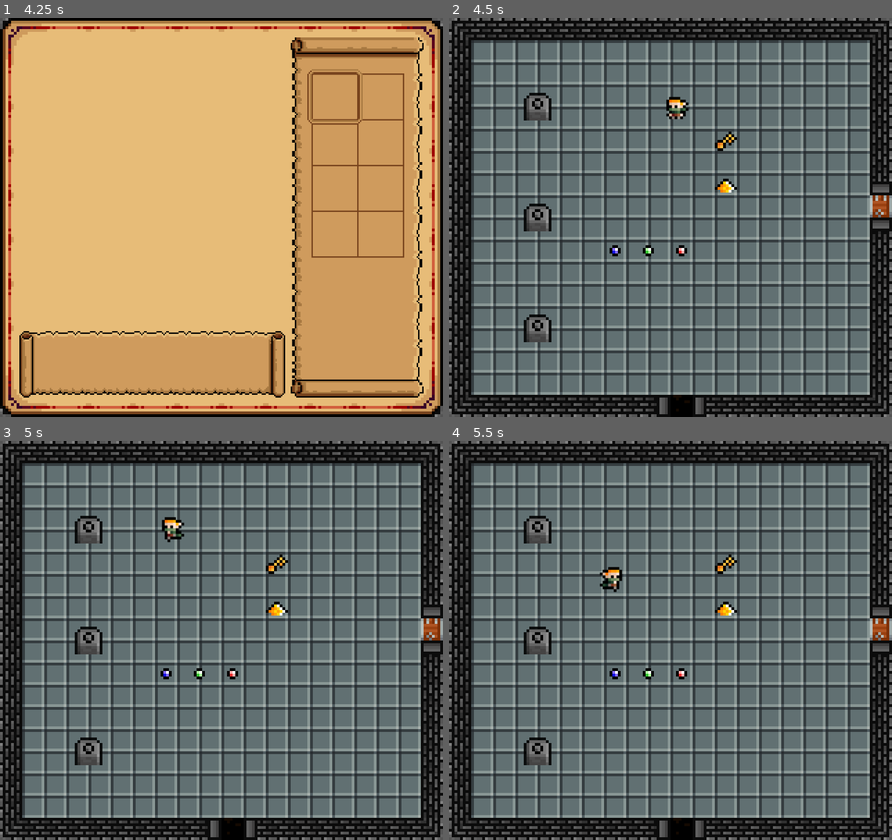
Above: before the commit, frames 1-4 (two rows, left to right).
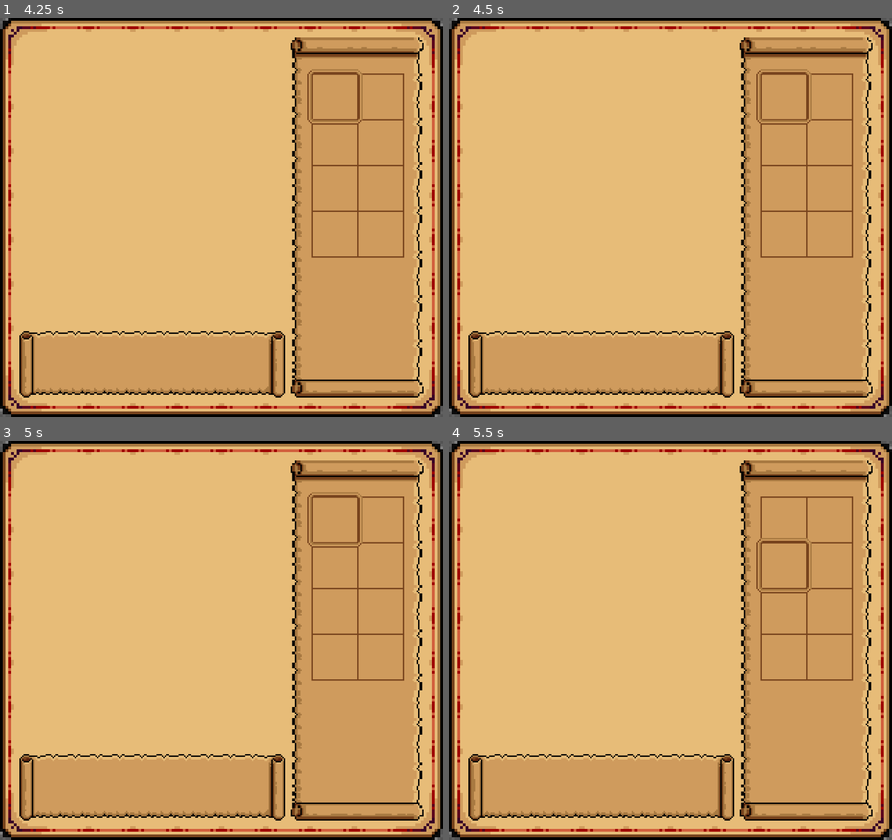
Above: after the commit, the same moments.

Repository: jcarvajal288/dungeon-looter
Game: Godot game, scene res://main.tscn
Same seed, same stepped clock (60 frames per second), same inputs: the game is played once before the commit and once after it.
Inputs:
- Up to frame 1 (4.25 s): tap Enter at 0.5 s; hold Right (ui_right) 0.53-1.28 s; hold Z (interact) 0.53-1.28 s; hold Down (ui_down) 1.28-2.03 s; tap Z (interact) at 1.35, 2.85 s; hold Right (ui_right) 2.03-2.78 s; hold Z (interact) 2.03-2.78 s; hold Up (ui_up) 2.78-3.53 s; hold Left (ui_left) from 3.53 s (still down); hold Z (interact) from 3.53 s (still down); tap I (toggle_inventory) at 4.15 s
- Up to frame 2 (4.5 s): keep holding Left (ui_left); release Z (interact) at 4.28 s; tap Z (interact) at 4.35 s
- Up to frame 3 (5 s): keep holding Left (ui_left)
- Up to frame 4 (5.5 s): release Left (ui_left) at 5.03 s; hold Down (ui_down) from 5.03 s (still down); hold Z (interact) from 5.03 s (still down)

Frame 1 is identical in both runs. In frame 2, 99% of the frame differs, in the area x 0-100%, y 0-100%; in frame 3, 99%; in frame 4, 99%.

Commit message:
Refactor ItemSlot into ItemSlotArea

Diff:
--- a/Actors/Ranger/ranger.gd
+++ b/Actors/Ranger/ranger.gd
@@ -83,5 +83,4 @@
 	query.collide_with_bodies = false
 	query.collision_mask = 1 << (Global.CollisionLayer.ITEM - 1)
 	var results = space_state.intersect_shape(query)
-	print(results.size())
 	return results.map(func(result): return result.collider)
--- a/Levels/Components/Prop/ItemSlot/ItemSlot.tscn
+++ /dev/null
@@ -1,8 +0,0 @@
-[gd_scene format=3 uid="uid://dh6oy5tlk10ky"]
-
-[ext_resource type="Script" uid="uid://deq87m4kwpti7" path="res://Levels/Components/Prop/ItemSlot/item_slot.gd" id="1_dpf4n"]
-
-[node name="ItemSlot" type="Node2D" unique_id=523679608]
-script = ExtResource("1_dpf4n")
-
-[node name="Sprite2D" type="Sprite2D" parent="." unique_id=1834802834]
--- /dev/null
+++ b/Levels/Components/Prop/ItemSlotArea/ItemSlotArea.tscn
@@ -0,0 +1,12 @@
+[gd_scene format=3 uid="uid://dh6oy5tlk10ky"]
+
+[ext_resource type="Script" uid="uid://deq87m4kwpti7" path="res://Levels/Components/Prop/ItemSlotArea/item_slot_area.gd" id="1_0wqvp"]
+
+[node name="ItemSlotArea" type="Area2D" unique_id=1205771193]
+collision_layer = 5
+script = ExtResource("1_0wqvp")
+
+[node name="Sprite2D" type="Sprite2D" parent="." unique_id=1834802834]
+
+[node name="CollisionShape2D" type="CollisionShape2D" parent="." unique_id=18331067]
+debug_color = Color(0.6, 0, 0.7019608, 0.41960785)
--- a/Levels/Components/Prop/ItemSlot/item_slot.gd
+++ b/Levels/Components/Prop/ItemSlotArea/item_slot_area.gd
@@ -1,4 +1,4 @@
-extends Node2D
+class_name ItemSlotArea extends InteractionArea
 
 @export var key_item: ItemData
 
--- a/Levels/Dungeon/Props/GemPlinth/GemPlinth.tscn
+++ b/Levels/Dungeon/Props/GemPlinth/GemPlinth.tscn
@@ -2,14 +2,13 @@
 
 [ext_resource type="Script" uid="uid://c27qrncqx7oc" path="res://Levels/Dungeon/Props/GemPlinth/gem_plinth.gd" id="1_25khk"]
 [ext_resource type="Texture2D" uid="uid://chpy215ogwanv" path="res://Levels/Dungeon/Props/GemPlinth/_art/GemPlinth.png" id="2_djlsq"]
-[ext_resource type="PackedScene" uid="uid://bygou044la11u" path="res://Levels/Components/InteractionArea/InteractionArea.tscn" id="3_25khk"]
-[ext_resource type="PackedScene" uid="uid://dh6oy5tlk10ky" path="res://Levels/Components/Prop/ItemSlot/ItemSlot.tscn" id="4_7em4l"]
+[ext_resource type="PackedScene" uid="uid://dh6oy5tlk10ky" path="res://Levels/Components/Prop/ItemSlotArea/ItemSlotArea.tscn" id="4_7em4l"]
 
 [sub_resource type="RectangleShape2D" id="RectangleShape2D_25khk"]
 size = Vector2(20, 16)
 
 [sub_resource type="RectangleShape2D" id="RectangleShape2D_7em4l"]
-size = Vector2(24, 24)
+size = Vector2(24, 25)
 
 [node name="GemPlinth" type="StaticBody2D" unique_id=1009833574]
 script = ExtResource("1_25khk")
@@ -23,12 +22,11 @@
 position = Vector2(0, 2)
 shape = SubResource("RectangleShape2D_25khk")
 
-[node name="InteractionArea" parent="." unique_id=532246333 instance=ExtResource("3_25khk")]
+[node name="ItemSlotArea" parent="." unique_id=523679608 instance=ExtResource("4_7em4l")]
+position = Vector2(0, -2)
 
-[node name="CollisionShape2D" parent="InteractionArea" index="0" unique_id=612497491]
+[node name="CollisionShape2D" parent="ItemSlotArea" index="1" unique_id=18331067]
+position = Vector2(0, 1.5)
 shape = SubResource("RectangleShape2D_7em4l")
 
-[node name="ItemSlot" parent="." unique_id=523679608 instance=ExtResource("4_7em4l")]
-position = Vector2(0, -2)
-
-[editable path="InteractionArea"]
+[editable path="ItemSlotArea"]
--- a/Levels/Dungeon/Props/GemPlinth/gem_plinth.gd
+++ b/Levels/Dungeon/Props/GemPlinth/gem_plinth.gd
@@ -4,12 +4,12 @@
 
 
 func _ready() -> void:
-	$InteractionArea.on_interaction.connect(on_interaction)
-	$ItemSlot.key_item = key_item
+	$ItemSlotArea.on_interaction.connect(on_interaction)
+	$ItemSlotArea.key_item = key_item
 
 
 func on_interaction() -> void:
-	if $ItemSlot.is_solved():
+	if $ItemSlotArea.is_solved():
 		NotificationScreen.show_message.emit("The %s has been set in the plinth." % key_item.name)
 	else:
 		NotificationScreen.show_message.emit("You see a round impression in the plinth.")
--- a/UI/InventoryScreen/inventory_screen.gd
+++ b/UI/InventoryScreen/inventory_screen.gd
@@ -51,20 +51,19 @@
 	elif event.is_action_pressed("ui_down") and selected_inventory_slot.y != 3:
 		selected_inventory_slot.y += 1
 	elif event.is_action_pressed("interact"):
-		use_selected_item()
-		toggle_inventory()
+		if use_selected_item():
+			toggle_inventory()
 
 
-func use_selected_item() -> void:
+func use_selected_item() -> bool:
+	var slot_index = selected_inventory_slot.y * 2 + selected_inventory_slot.x
+	if not inventory.has_item_at_index(slot_index):
+		return false
 	Global.toggle_pause.emit(false)
 	var interacting_nodes = Global.player.get_interacting_nodes()
 	for node in interacting_nodes:
-		print(node.get_parent().name)
-		var parent = node.get_parent()
-		if node is InteractionArea and parent.has_node("ItemSlot"):
-			print('getting item')
-			var slot_index = selected_inventory_slot.y * 2 + selected_inventory_slot.x
-			if inventory.has_item_at_index(slot_index):
-				print('passing item')
-				var item = inventory.items[slot_index].item_data
-				parent.get_node("ItemSlot").interact_with_item(item)
+		if node is ItemSlotArea:
+			var item = inventory.items[slot_index].item_data
+			node.interact_with_item(item)
+			return true
+	return false
Renamed: Levels/Components/Prop/ItemSlot/item_slot.gd.uid -> Levels/Components/Prop/ItemSlotArea/item_slot_area.gd.uid
